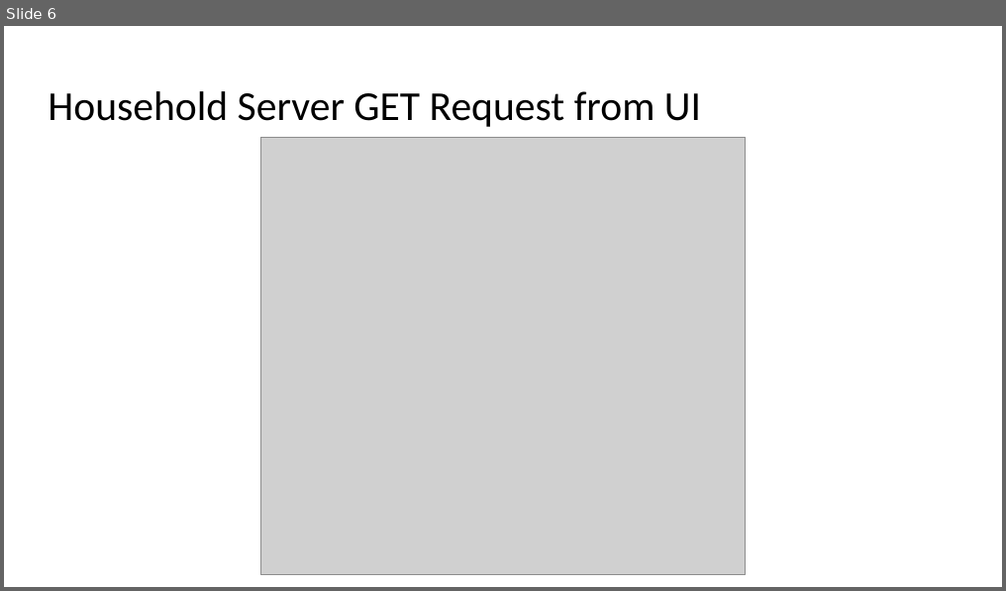
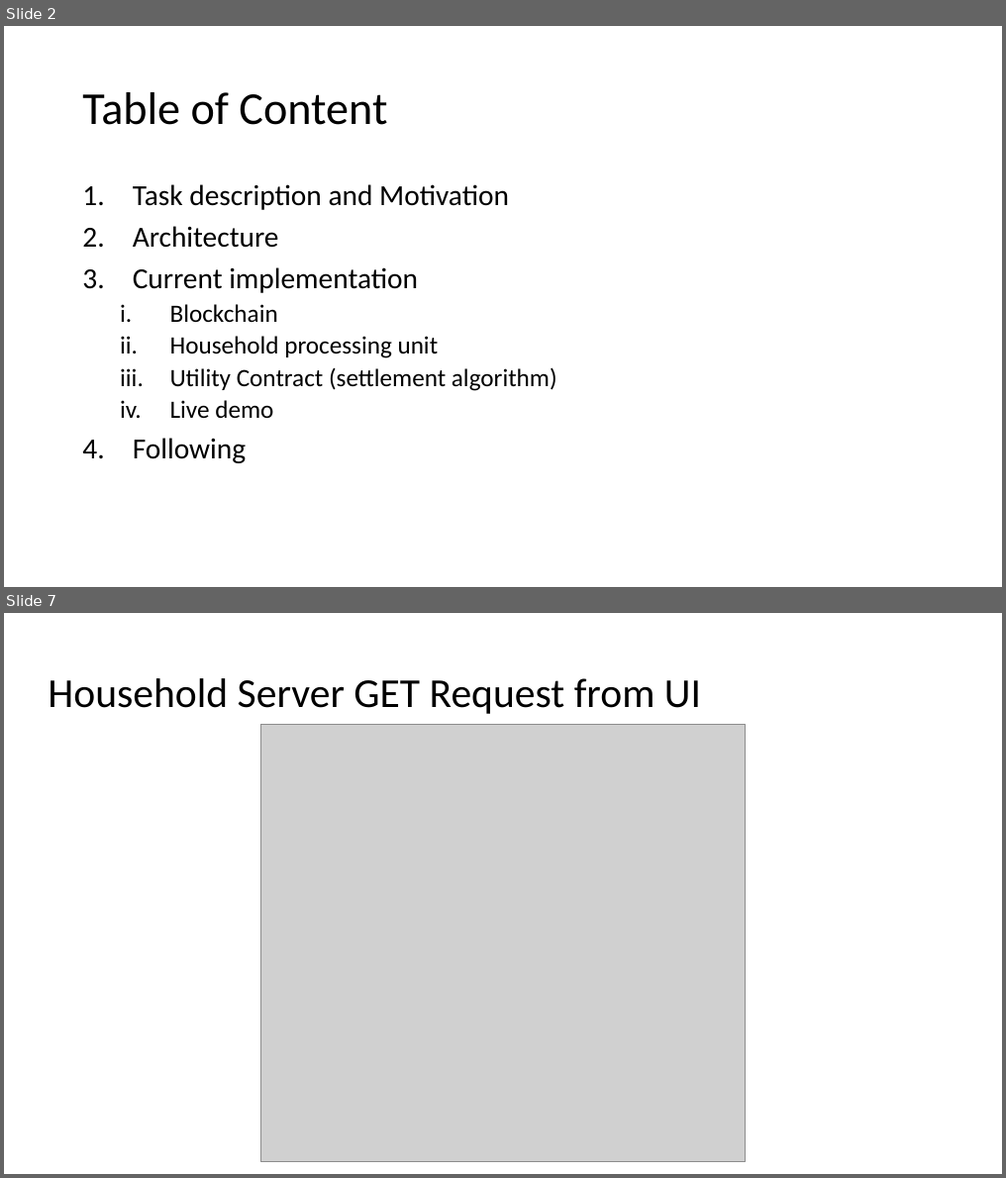
Before and after one commit to JacobEberhardt/decentralized-energy-trading, a slide deck: documentation/Milestone Presentation.pptx. Shown one above the other, each under a label of ours: slide 6 before the commit, slides 2 and 7 after it; the slides between them are not shown. The pictures are 1006x591 and 1006x1178 pixels, drawn with LibreOffice and Linux fonts; fonts in the diff are those of the drawing; grey boxes stand for pictures. Boxes give left, top, right and bottom in pixels: in the first picture for what was removed or moved away, otherwise in the second. Text is boxed around its words. In the diff, an @@ line names an element or a change of style, - is before the commit and + after.

```diff
--- a/documentation/Milestone Presentation.pptx
+++ b/documentation/Milestone Presentation.pptx
@@ slide 2 added at [4,26,1002,587], background #FFFFFF @@
@@ title added at [82,92,387,125], 33 pt, text #000000 @@
+Table of Content
@@ text added at [133,184,557,464], 18 pt, text #000000 @@
+1. Task description and Motivation
+2. Architecture
+3. Current implementation
+  i. Blockchain
+  ii. Household processing unit
+  iii. Utility Contract (settlement algorithm)
+  iv. Live demo
+4. Following
@@ what was slide 6 is now slide 7 @@
```
Also in this commit, not shown: 2 slides changed, 5 other slides added, 3 slides removed.
